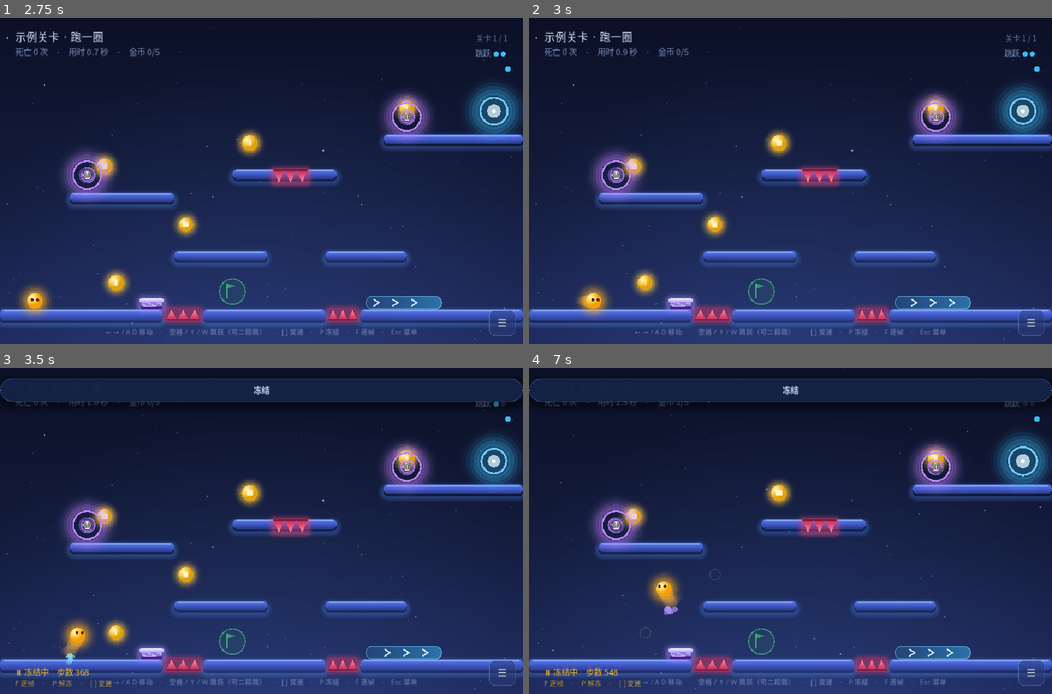
Above: before the commit, frames 1-4 (two rows, left to right).
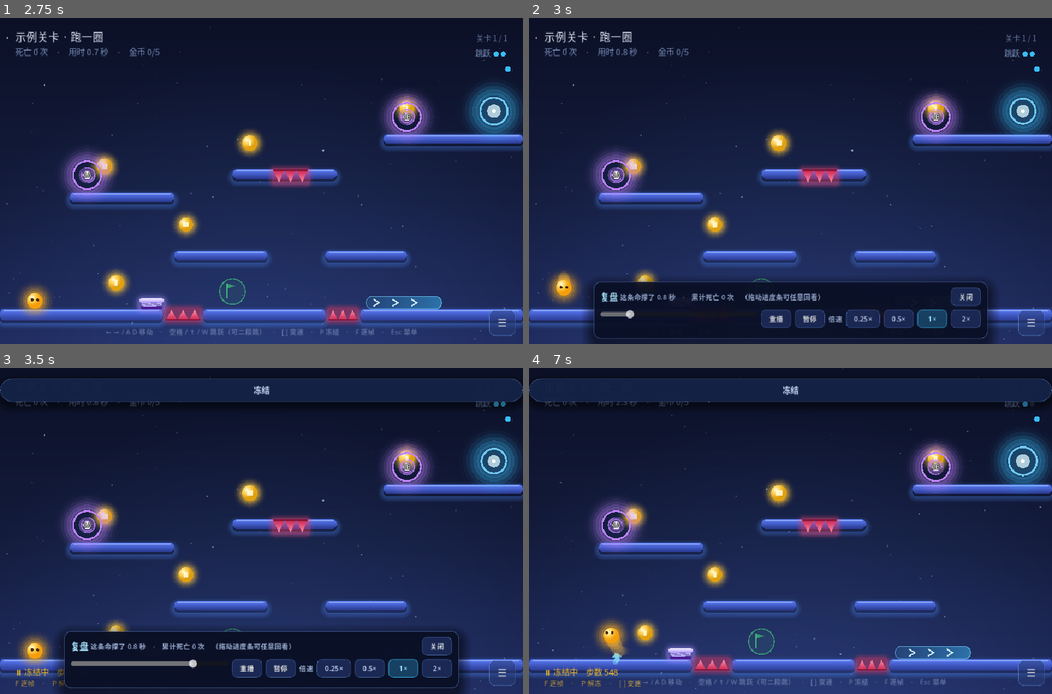
Above: after the commit, the same moments.

Repository: swyuhyqiuhnsi737y7bt328ngegehd/Ball-Jump
Game: Godot game, scene res://scenes/main.tscn
Same seed, same stepped clock (60 frames per second), same inputs: the game is played once before the commit and once after it.
Inputs (mouse positions are in pixels of both pictures, inside the frame that each line leads up to):
- Up to frame 1 (2.75 s): click "关闭" at 0.5 s; click "☰" at 1.25 s; click "▶ 开始" at 2 s
- Up to frame 2 (3 s): tap Enter at 2.75 s; move the mouse to (905, 164) at 2.77 s; hold Right from 2.78 s (still down); tap R at 2.85 s; click (905, 164) at 2.92 s
- Up to frame 3 (3.5 s): keep holding Right; tap Space at 3.02 s; tap P at 3.05 s
- Up to frame 4 (7 s): release Right at 3.5 s; click (968, 645) at 3.5 s, where only the run after the commit has a clickable "关闭"; tap Space at 4.25, 6.77 s; drag from (685, 547) to (764, 596) at 4.27 s; tap Enter at 5 s; move the mouse to (842, 459) at 5.02 s; hold Right 5.03-5.75 s; tap R at 5.1 s; tap P at 5.3, 6.8 s; drag from (764, 596) to (633, 482) at 5.77 s; move the mouse to (947, 579) at 6.52 s; hold Left from 6.53 s (still down); tap F at 6.6 s

Frame 1 is identical in both runs. In frame 2, 15% of the frame differs, in the area x 3-90%, y 9-100%; in frame 3, 15%, in the area x 3-97%, y 10-100%; in frame 4, 1.9%.

Commit message:
Add death replay (复盘) and fix the toast that never disappeared
- world.gd: record ball state every physics tick into a 30s ring buffer; replay_apply() interpolates frames

- main.gd: death now pops a replay panel with a scrub slider, play/pause and 0.25x/0.5x/1x/2x speeds; R key opens it manually

- fix: show_toast() had lost its toast_left = 2.2 assignment, so the speed/other toasts stayed on screen forever

- tests/replay_test.gd: 12 checks covering toast lifetime, death replay, scrubbing, speed scaling and resume

Diff:
--- a/godot/project.godot
+++ b/godot/project.godot
@@ -25,4 +25,5 @@
 
 renderer/rendering_method="gl_compatibility"
 renderer/rendering_method.mobile="gl_compatibility"
+textures/vram_compression/import_etc2_astc=true
 environment/defaults/default_clear_color=Color(0.027451, 0.039216, 0.094118, 1)
--- a/godot/scripts/main.gd
+++ b/godot/scripts/main.gd
@@ -40,8 +40,21 @@
 var ov_cb: Callable = Callable()
 var toast: Label
 var toast_left := 0.0
+var _toast_tween: Tween
+var _scale_hint_time := 0.0      # 变速提示显示多久了（几秒后淡下去）
 var hint: Label
 var menu_btn: Button
+# ---- 复盘（死亡回放）----
+var replay_panel: PanelContainer
+var replay_slider: HSlider
+var replay_info: Label
+var replay_play_btn: Button
+var replay_speed_btns := {}
+var replay_active := false
+var replay_playing := false
+var replay_t := 0.0
+var replay_speed := 1.0
+
 var menu_scrim: ColorRect
 var _bb_menu: BackBufferCopy
 var _bb_overlay: BackBufferCopy
@@ -90,6 +103,12 @@
 		_play_level(idx)
 	elif OS.get_cmdline_args().has("--edit-level") and not playlist.is_empty():
 		editor.open_with(playlist[0], 0)
+	elif OS.get_cmdline_args().has("--replay-demo") and not playlist.is_empty():
+		_play_level(0)
+		await get_tree().create_timer(1.2).timeout
+		world.rec_snapshot_now()
+		open_replay()
+		world.replay_death_fx = true
 
 ## 对应原版的 layoutCanvas()：窗口撑到屏幕的 96% × 94% 并居中，
 ## 剩下的交给 stretch 等比缩放，画面不会被拉变形也不会糊
@@ -296,6 +315,58 @@
 	foot.add_child(spacer)
 	foot.add_child(_mk_button("关闭", func(): close_menu(), true))
 
+	# ---- 复盘面板（死亡后回放这一条命）----
+	replay_panel = PanelContainer.new()
+	UITheme.apply_floating(replay_panel)
+	replay_panel.position = Vector2(110, 452)
+	replay_panel.size = Vector2(680, 98)
+	replay_panel.visible = false
+	ui_layer.add_child(replay_panel)
+	var rv := VBoxContainer.new()
+	rv.add_theme_constant_override("separation", 6)
+	replay_panel.add_child(rv)
+	var rhead := HBoxContainer.new()
+	rv.add_child(rhead)
+	var rtitle := Label.new()
+	rtitle.text = "复盘"
+	rtitle.add_theme_font_size_override("font_size", 15)
+	rtitle.add_theme_color_override("font_color", UITheme.C_ACCENT_SOFT)
+	rhead.add_child(rtitle)
+	replay_info = Label.new()
+	replay_info.add_theme_font_size_override("font_size", 12)
+	replay_info.add_theme_color_override("font_color", UITheme.C_TEXT_DIM)
+	replay_info.size_flags_horizontal = Control.SIZE_EXPAND_FILL
+	rhead.add_child(replay_info)
+	rhead.add_child(_mk_mini("关闭", func(): close_replay()))
+	var rrow := HBoxContainer.new()
+	rrow.add_theme_constant_override("separation", 6)
+	rv.add_child(rrow)
+	replay_slider = HSlider.new()
+	replay_slider.min_value = 0.0
+	replay_slider.max_value = 1.0
+	replay_slider.step = 0.005
+	replay_slider.custom_minimum_size = Vector2(220, 0)
+	replay_slider.size_flags_horizontal = Control.SIZE_EXPAND_FILL
+	replay_slider.value_changed.connect(func(v: float):
+		replay_t = v
+		world.replay_death_fx = false
+		world.trail.clear()
+		world.replay_apply(replay_t))
+	rrow.add_child(replay_slider)
+	rrow.add_child(_mk_mini("重播", func(): _replay_restart()))
+	replay_play_btn = _mk_mini("暂停", func(): _replay_toggle())
+	rrow.add_child(replay_play_btn)
+	var spd := Label.new()
+	spd.text = "倍速"
+	spd.add_theme_font_size_override("font_size", 12)
+	spd.add_theme_color_override("font_color", UITheme.C_TEXT_DIM)
+	rrow.add_child(spd)
+	for s in [0.25, 0.5, 1.0, 2.0]:
+		var b := _mk_mini(_speed_label(s), func(): _replay_set_speed(s))
+		b.custom_minimum_size = Vector2(52, 0)
+		replay_speed_btns[s] = b
+		rrow.add_child(b)
+
 	# ---- JSON 面板 ----
 	json_panel = PanelContainer.new()
 	UITheme.apply_card(json_panel)
@@ -325,13 +396,29 @@
 
 func show_toast(msg: String) -> void:
 	toast.text = msg
-	if not toast.visible:
-		toast.visible = true
-		toast.modulate.a = 0.0
-	var tw := toast.create_tween()
-	tw.set_trans(Tween.TRANS_CUBIC).set_ease(Tween.EASE_OUT)
-	tw.tween_property(toast, "modulate:a", 1.0, 0.22)
-	tw.parallel().tween_property(toast, "offset_top", 18.0, 0.22).from(8.0)
+	# 进出场共用一条补间，避免「淡入还没走完就被淡出接管」而卡在中间
+	if _toast_tween != null and _toast_tween.is_valid():
+		_toast_tween.kill()
+	toast.visible = true
+	toast.modulate.a = 0.0
+	toast.offset_top = 6.0
+	_toast_tween = toast.create_tween()
+	_toast_tween.set_parallel(true)
+	_toast_tween.set_trans(Tween.TRANS_CUBIC).set_ease(Tween.EASE_OUT)
+	_toast_tween.tween_property(toast, "modulate:a", 1.0, 0.22)
+	_toast_tween.tween_property(toast, "offset_top", 18.0, 0.22)
+	toast_left = 2.2          # ★ 之前这行丢了，toast_left 永远是 0 → 提示永不消失
+
+func _hide_toast() -> void:
+	if _toast_tween != null and _toast_tween.is_valid():
+		_toast_tween.kill()
+	toast.visible = true
+	_toast_tween = toast.create_tween()
+	_toast_tween.set_parallel(true)
+	_toast_tween.set_trans(Tween.TRANS_SINE).set_ease(Tween.EASE_IN)
+	_toast_tween.tween_property(toast, "modulate:a", 0.0, 0.28)
+	_toast_tween.tween_property(toast, "offset_top", 6.0, 0.28)
+	_toast_tween.chain().tween_callback(func(): toast.visible = false)
 
 func show_overlay(title: String, text: String, btn: String, cb: Callable) -> void:
 	ov_title.text = title
@@ -363,7 +450,7 @@
 
 func refresh_pause() -> void:
 	playing = (not level.is_empty()) and (not editor.is_open()) and (not menu_panel.visible) \
-		and (not json_panel.visible) and (not overlay.visible)
+		and (not json_panel.visible) and (not overlay.visible) and (not replay_active)
 
 # ================================================================ 关卡菜单
 
@@ -495,6 +582,80 @@
 
 func _on_ball_died() -> void:
 	deaths += 1
+	# 有录像就弹复盘；太短（刚复活就死）就不打扰
+	if world.rec_duration() >= 0.35:
+		open_replay()
+
+# ================================================================ 复盘
+
+func _speed_label(s: float) -> String:
+	# GDScript 的 % 格式化不支持 %g，自己来
+	if is_equal_approx(s, roundf(s)):
+		return "%d×" % int(roundf(s))
+	return "%s×" % str(s)
+
+## 死亡后弹出：回放这一条命，可 0.25× ~ 2× 变速、可拖进度
+func open_replay() -> void:
+	replay_active = true
+	replay_t = 0.0
+	replay_playing = true
+	replay_speed = 1.0
+	replay_play_btn.text = "暂停"
+	world.replay_mode = true
+	world.replay_death_fx = false
+	world.trail.clear()
+	var dur := world.rec_duration()
+	replay_slider.min_value = 0.0
+	replay_slider.max_value = maxf(0.01, dur)
+	replay_slider.set_value_no_signal(0.0)
+	replay_info.text = "这条命撑了 %.1f 秒　·　累计死亡 %d 次　（拖动进度条可任意回看）" % [dur, deaths]
+	for s in replay_speed_btns:
+		UITheme.apply_toggle(replay_speed_btns[s], is_equal_approx(s, replay_speed))
+	replay_panel.visible = true
+	UITheme.pop_in_free(replay_panel, 0.22, 0.97, 18.0)
+	world.replay_apply(0.0)
+	refresh_pause()
+
+func close_replay() -> void:
+	replay_active = false
+	replay_playing = false
+	replay_panel.visible = false
+	world.replay_mode = false
+	world.replay_death_fx = false
+	world.trail.clear()
+	world.reset_ball()
+	refresh_pause()
+
+func _replay_restart() -> void:
+	replay_t = 0.0
+	replay_playing = true
+	replay_play_btn.text = "暂停"
+	world.replay_death_fx = false
+	world.trail.clear()
+	world.replay_apply(0.0)
+	replay_slider.set_value_no_signal(0.0)
+
+func _replay_toggle() -> void:
+	replay_playing = not replay_playing
+	replay_play_btn.text = "暂停" if replay_playing else "播放"
+
+func _replay_set_speed(s: float) -> void:
+	replay_speed = s
+	for k in replay_speed_btns:
+		UITheme.apply_toggle(replay_speed_btns[k], is_equal_approx(k, s))
+	show_toast("回放 " + _speed_label(s) + " 速度")
+
+func _replay_tick(delta: float) -> void:
+	if not replay_playing:
+		return
+	var dur := world.rec_duration()
+	replay_t += delta * replay_speed
+	if replay_t >= dur:
+		replay_t = dur
+		replay_playing = false
+		replay_play_btn.text = "播放"
+	world.replay_apply(replay_t)
+	replay_slider.set_value_no_signal(replay_t)
 
 func _on_level_won() -> void:
 	playing = false
@@ -597,14 +758,16 @@
 	world.hud_testing = testing
 	world.hud_steps = physics_steps
 
+	# delta 偶尔会很大（卡顿/首帧），夹一下，别让一条提示瞬间被跳过
+	var udelta := minf(delta, 0.1)
 	if toast_left > 0.0:
-		toast_left -= delta
+		toast_left -= udelta
 		if toast_left <= 0.0:
-			var tw := toast.create_tween()
-			tw.set_trans(Tween.TRANS_SINE).set_ease(Tween.EASE_IN)
-			tw.tween_property(toast, "modulate:a", 0.0, 0.28)
-			tw.parallel().tween_property(toast, "offset_top", 6.0, 0.28)
-			tw.tween_callback(func(): toast.visible = false)
+			_hide_toast()
+	if _scale_hint_time > 0.0:
+		_scale_hint_time -= udelta
+	if replay_active:
+		_replay_tick(delta)
 
 	if frozen:
 		var steps := 0
@@ -658,7 +821,9 @@
 		return
 	match k.keycode:
 		KEY_ESCAPE:
-			if json_panel.visible:
+			if replay_active:
+				close_replay()
+			elif json_panel.visible:
 				close_json()
 			elif editor.is_open():
 				editor.exit()
@@ -670,6 +835,14 @@
 				editor.reopen()
 			else:
 				open_menu()
+		KEY_R:
+			# 手动复盘：把刚才这一段倒回去看（死了是自动弹）
+			if replay_active:
+				close_replay()
+			elif world.rec_duration_cur() >= 0.35:
+				world.rec_snapshot_now()
+				open_replay()
+				world.replay_death_fx = true     # 手动复盘不放死亡特效
 		KEY_P:
 			frozen = not frozen
 			show_toast("冻结" if frozen else "解冻")
--- a/godot/scripts/world.gd
+++ b/godot/scripts/world.gd
@@ -81,6 +81,7 @@
 var _coin_tex: ImageTexture
 
 func _ready() -> void:
+	_rec_init()
 	_sb_plat = StyleBoxFlat.new()
 	_sb_plat.draw_center = false          # 只借它画阴影，本体用渐变多边形
 	_sb_plat.bg_color = Color("3d55bd")
@@ -140,6 +141,7 @@
 	portal_cd = 0.0
 	active_checkpoint = -1
 	current_spawn = Vector2(float(lv["spawn"]["x"]), float(lv["spawn"]["y"]))
+	rec_reset()
 
 	var portals: Array = []
 	for i in (lv["items"] as Array).size():
@@ -174,8 +176,10 @@
 	jump_pressed = false
 	trail.clear()
 	portal_cd = 0.0
+	_rec_mark_life()
 
 func die() -> void:
+	rec_snapshot_death()          # 先把这条命的录像定格，再复活
 	spawn_particles(bx, by, Color("ff4d6d"), 26)
 	shake_time = 0.22
 	reset_ball()
@@ -312,6 +316,9 @@
 			else:
 				by = float(p["y"]) + float(p["h"]) + br
 				bvy = 0.0
+
+	# 录像：在危险判定之前记一帧，这样死亡位置本身就是最后一帧
+	_rec_push()
 
 	_update_items(dt)
 
@@ -951,3 +958,90 @@
 		var a := TAU * float(i) / float(seg)
 		pts.append(center + Vector2(cos(a), sin(a)) * radius)
 	draw_colored_polygon(pts, col)
+
+# ================================================================ 录像 / 复盘
+# 每物理帧记一次球的状态，环形缓冲存最近 30 秒；死后可以按任意倍速回放。
+# 复现方式是「把球放回记录的位置」，所以绘制、拖尾、眼睛朝向全都自动跟着走。
+
+const REC_STRIDE := 6
+const REC_CAP := 120 * 30          # 30 秒
+
+var _rec := PackedFloat32Array()
+var _rec_head := 0                 # 下一个写入槽
+var _rec_total := 0                # 累计写入帧数
+var _life_start := 0               # 当前这条命从第几帧开始
+var _rep_start := 0                # 死亡时定格的回放区间
+var _rep_end := 0
+var replay_mode := false
+var replay_death_fx := false
+
+func _rec_init() -> void:
+	_rec.resize(REC_CAP * REC_STRIDE)
+
+func _rec_push() -> void:
+	var i := _rec_head * REC_STRIDE
+	_rec[i] = bx
+	_rec[i + 1] = by
+	_rec[i + 2] = bvx
+	_rec[i + 3] = bvy
+	_rec[i + 4] = 1.0 if on_ground else 0.0
+	_rec[i + 5] = float(jumps_left)
+	_rec_head = (_rec_head + 1) % REC_CAP
+	_rec_total += 1
+
+func _rec_mark_life() -> void:
+	_life_start = _rec_total
+
+func rec_reset() -> void:
+	_rec_head = 0
+	_rec_total = 0
+	_life_start = 0
+	_rep_start = 0
+	_rep_end = 0
+
+## 死亡瞬间把这条命的区间定格下来（之后 reset_ball 会开始下一条命）
+func rec_snapshot_death() -> void:
+	_rec_push()
+	_rep_end = _rec_total
+	_rep_start = maxi(_life_start, _rec_total - REC_CAP + 1)
+	replay_death_fx = false
+
+## 当前这条命已经录了多久（手动复盘用）
+func rec_duration_cur() -> float:
+	return float(maxi(0, _rec_total - _life_start)) / 120.0
+
+## 手动复盘：把「现在」定格成回放区间（不播死亡特效）
+func rec_snapshot_now() -> void:
+	_rep_end = _rec_total
+	_rep_start = maxi(_life_start, _rec_total - REC_CAP + 1)
+
+func rec_frames() -> int:
+	return maxi(0, _rep_end - _rep_start)
+
+func rec_duration() -> float:
+	return float(rec_frames()) / 120.0
+
+## 把球放到「这条命开始后 t 秒」的位置（帧间插值，任何倍速都顺滑）
+func replay_apply(t: float) -> void:
+	var n := rec_frames()
+	if n < 2:
+		return
+	var pos := clampf(t * 120.0, 0.0, float(n - 1))
+	var i0 := int(pos)
+	var i1 := mini(i0 + 1, n - 1)
+	var k := pos - float(i0)
+	var ia := ((_rep_start + i0) % REC_CAP) * REC_STRIDE
+	var ib := ((_rep_start + i1) % REC_CAP) * REC_STRIDE
+	bx = lerpf(_rec[ia], _rec[ib], k)
+	by = lerpf(_rec[ia + 1], _rec[ib + 1], k)
+	bvx = lerpf(_rec[ia + 2], _rec[ib + 2], k)
+	bvy = lerpf(_rec[ia + 3], _rec[ib + 3], k)
+	on_ground = _rec[ia + 4] > 0.5
+	trail.append(Vector2(bx, by))
+	if trail.size() > 12:
+		trail.pop_front()
+	# 放到最后一帧时补一次死亡特效
+	if not replay_death_fx and pos >= float(n - 1) - 0.01:
+		replay_death_fx = true
+		spawn_particles(bx, by, Color("ff4d6d"), 26)
+		shake_time = 0.22
--- /dev/null
+++ b/godot/tests/replay_test.gd
@@ -0,0 +1,95 @@
+extends SceneTree
+
+var main
+var fails := 0
+
+func _initialize() -> void:
+	main = load("res://scenes/main.tscn").instantiate()
+	get_root().add_child(main)
+	await process_frame
+	await process_frame
+
+	# ---------- 1. toast 能不能自己消失 ----------
+	print("=== toast ===")
+	main.show_toast("速度 1.50x")
+	print("  刚弹: left=%.2f visible=%s" % [main.toast_left, str(main.toast.visible)])
+	for i in 200:
+		main._process(1.0 / 60.0)
+	print("  走完 2.2 秒计时: left=%.2f" % main.toast_left)
+	for i in 500:
+		await process_frame
+	print("  等淡出补间跑完: visible=%s a=%.2f" % [str(main.toast.visible), main.toast.modulate.a])
+	check("toast 计时归零", main.toast_left <= 0.0, true)
+	check("toast 最终隐藏", main.toast.visible, false)
+
+	# ---------- 2. 死后复盘 ----------
+	print("")
+	print("=== 复盘 ===")
+	var lv: Dictionary = LevelIO.normalize_level({
+		"name": "复盘测试",
+		"spawn": {"x": 100, "y": 160},
+		"goal": {"x": 850, "y": 470, "r": 22},
+		"platforms": [{"x": 0, "y": 520, "w": 900, "h": 40}],
+		"spikes": [{"x": 60, "y": 470, "w": 780, "h": 50, "dir": "up"}],
+		"items": [],
+	})
+	main.play_test(lv)
+	print("  开始跑，球从 y=160 落到尖刺上…")
+	var died_at := -1
+	for i in 400:
+		main._process(1.0 / 120.0)
+		if main.replay_active and died_at < 0:
+			died_at = i
+			break
+	check("死亡后自动弹出复盘", main.replay_active, true)
+	check("录像有内容", main.world.rec_duration() >= 0.3, true)
+	print("  %.2f 秒后死，录像长度 %.2f 秒" % [float(died_at) / 120.0, main.world.rec_duration()])
+
+	var dur: float = main.world.rec_duration()
+	main.world.replay_apply(0.0)
+	var start_pos := Vector2(main.world.bx, main.world.by)
+	main.world.replay_apply(dur)
+	var end_pos := Vector2(main.world.bx, main.world.by)
+	print("  回放起点 (%.0f, %.0f) → 终点 (%.0f, %.0f)" % [start_pos.x, start_pos.y, end_pos.x, end_pos.y])
+	check("回放起点就是出生点", snappedf(start_pos.y, 1.0), 160.0, 2.0)
+	check("回放终点就是死亡位置", end_pos.y > 400.0, true)
+
+	# 倍速
+	main._replay_set_speed(0.25)
+	var t0: float = main.replay_t
+	for i in 60:
+		main._replay_tick(1.0 / 60.0)
+	var slow: float = main.replay_t - t0
+	main._replay_restart()
+	main._replay_set_speed(2.0)
+	t0 = main.replay_t
+	for i in 60:
+		main._replay_tick(1.0 / 60.0)
+	var fast: float = main.replay_t - t0
+	print("  1 秒实时：0.25× 走了 %.2f 秒，2× 走了 %.2f 秒" % [slow, fast])
+	check("0.25× 播放约 1/4 速度", snappedf(slow, 0.01), 0.25, 0.03)
+	# 录像只有 0.54 秒，2× 播 1 秒会播到结尾并自动暂停
+	check("2× 播放会更快到达结尾", fast >= dur - 0.01, true)
+	check("播到结尾自动暂停", main.replay_playing, false)
+
+	main.close_replay()
+	await process_frame
+	check("关闭复盘", main.replay_active, false)
+	check("关闭后球回到出生点", snappedf(main.world.by, 1.0), 160.0, 2.0)
+	check("关闭后游戏恢复运行", main.playing, true)
+
+	print("")
+	print("失败 %d 项 ❌" % fails if fails > 0 else "复盘 / toast 自检全部通过 ✅")
+	quit()
+
+func check(name: String, got, want, tol := 0.0) -> void:
+	var ok := false
+	if got is float and want is float:
+		ok = absf(got - want) <= maxf(tol, 0.0001)
+	else:
+		ok = str(got) == str(want)
+	if ok:
+		print("  ✅ %-24s %s" % [name, str(got)])
+	else:
+		fails += 1
+		print("  ❌ %-24s 得到 %s，期望 %s" % [name, str(got), str(want)])
Binary file added: godot/docs/preview-replay.png
Not shown, changed: godot/export_presets.cfg
Not shown, changed: .gitignore
Not shown, changed: README.md
Not shown, changed: godot/README.md
